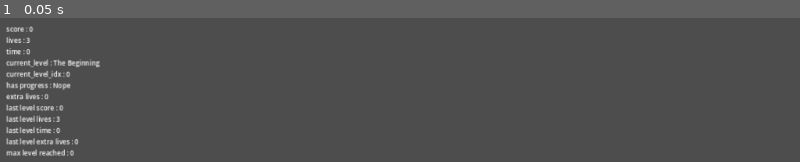
Above: before the commit, frame 1.
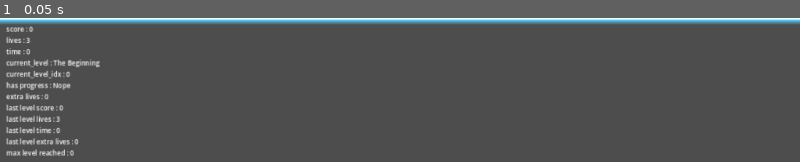
Above: after the commit, the same moment.

Repository: O-39889/brickout
Game: Godot game, scene res://scenes/Barrier.tscn
The game is run twice, just before and just after one commit, with the same random seed, the same clock (stepped at 60 frames per second) and the same inputs. This scene is started directly instead of the project's main scene.
Inputs:
- Up to frame 1 (0.05 s): no input

The runs differ from the first frame. In frame 1, 4.2% of the frame differs, in the area x 0-100%, y 0-5%.

Commit message:
Add a placeholder barrier texture

Diff:
--- a/scenes/Barrier.tscn
+++ b/scenes/Barrier.tscn
@@ -1,8 +1,12 @@
-[gd_scene load_steps=3 format=3 uid="uid://b4ljlnks30btm"]
+[gd_scene load_steps=5 format=3 uid="uid://b4ljlnks30btm"]
 
 [ext_resource type="Script" path="res://scripts/Barrier.gd" id="1_xn8ur"]
+[ext_resource type="Texture2D" uid="uid://b6uqmutcud8b7" path="res://assets/barrier.png" id="2_mylfa"]
 
 [sub_resource type="WorldBoundaryShape2D" id="WorldBoundaryShape2D_mi4ho"]
+
+[sub_resource type="CanvasItemMaterial" id="CanvasItemMaterial_qlbns"]
+blend_mode = 1
 
 [node name="Barrier" type="StaticBody2D"]
 script = ExtResource("1_xn8ur")
@@ -10,3 +14,7 @@
 [node name="CollisionShape2D" type="CollisionShape2D" parent="."]
 shape = SubResource("WorldBoundaryShape2D_mi4ho")
 one_way_collision = true
+
+[node name="Sprite2D" type="Sprite2D" parent="."]
+material = SubResource("CanvasItemMaterial_qlbns")
+texture = ExtResource("2_mylfa")
--- a/scripts/Barrier.gd
+++ b/scripts/Barrier.gd
@@ -3,6 +3,11 @@
 
 # TODO: probably unused, remove?
 signal hitted(barrier);
+
+
+func _ready() -> void:
+	$Sprite2D.scale.x = get_viewport_rect().size.x / $Sprite2D.texture.get_width();
+	$Sprite2D.position.x = get_viewport_rect().size.x / 2;
 
 
 # Called when the node enters the scene tree for the first time.
--- a/scripts/main_level.gd
+++ b/scripts/main_level.gd
@@ -235,7 +235,7 @@
 		if event.is_action_pressed("debug_restart"):
 			return;
 		if event.is_action_pressed("debug_1"):
-			powerup_component._request_powerup('add_ball',
+			powerup_component._request_powerup('barrier',
 				paddle.position - Vector2(0, 69));
 			return;
 			powerup_component._request_powerup('finish_level',
Binary file added: assets/barrier.png
Not shown, added: assets/barrier.png.import
